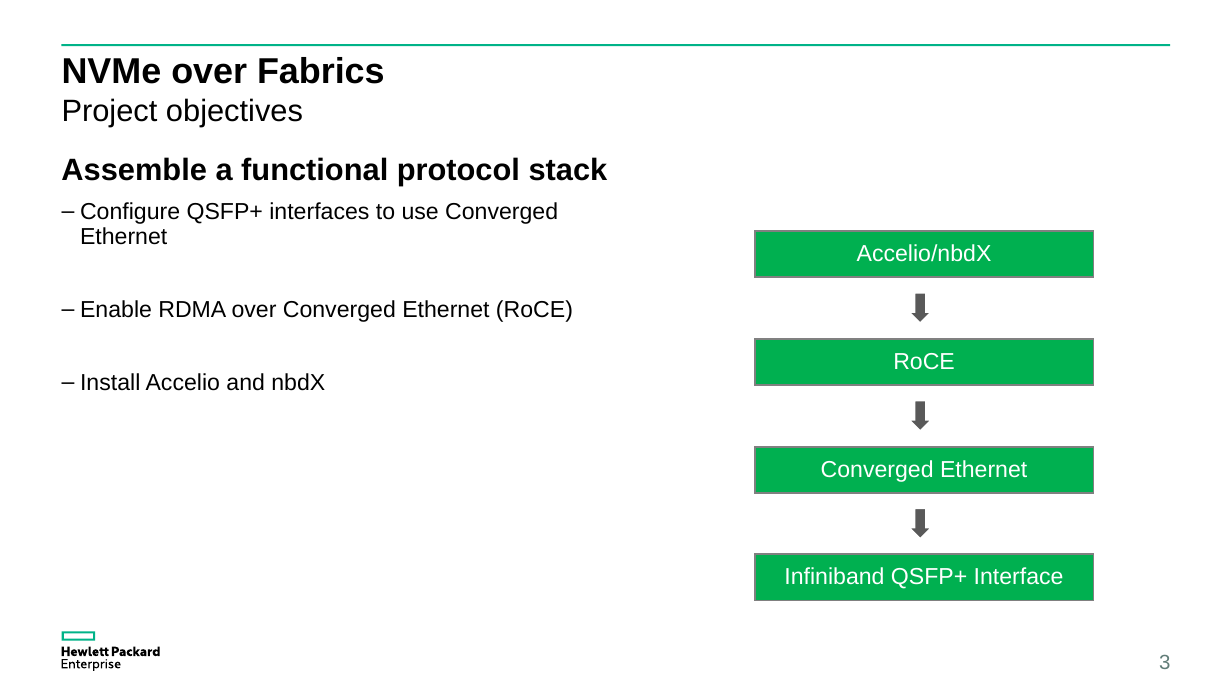
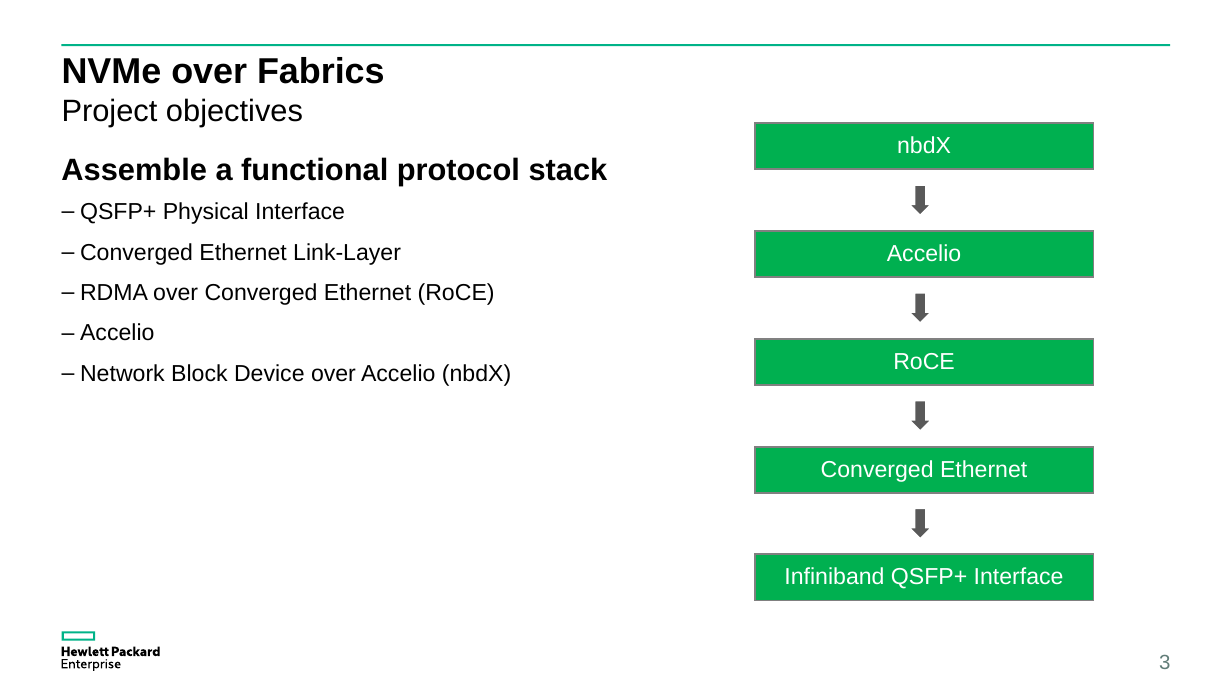
Before and after one commit to coy-humphrey/nvme-hpe, a slide deck: slide 3 of deliverables/HPE.Presentation.pptx. Drawn at 1232x693 pixels with LibreOffice and Linux fonts; fonts in the diff are those of the drawing. Boxes give left, top, right and bottom in pixels: in the first picture for what was removed or moved away, otherwise in the second. Text is boxed around its words. In the diff, an @@ line names an element or a change of style, - is before the commit and + after.

```diff
--- a/deliverables/HPE.Presentation.pptx
+++ b/deliverables/HPE.Presentation.pptx
@@ rectangle added at (754,123,1093,169), fill #00B050, outline #808080 1.5 pt, 18 pt, text #FFFFFF @@
+nbdX
@@ text at (80,202,511,386): text changed @@
-– Configure QSFP+ interfaces to use Converged Ethernet
-– Enable RDMA over Converged Ethernet (RoCE)
-– Install Accelio and nbdX
+– QSFP+ Physical Interface
+– Converged Ethernet Link-Layer
+– RDMA over Converged Ethernet (RoCE)
+– Accelio
+– Network Block Device over Accelio (nbdX)
@@ down arrow added at (909,185,932,215), fill #595959, outline #FFFFFF 1.5 pt @@
@@ text in rectangle at (887,244,961,262): text changed @@
-Accelio/nbdX
+Accelio
```
Also in this commit, not shown: 4 other slides changed, 1 slide removed.
